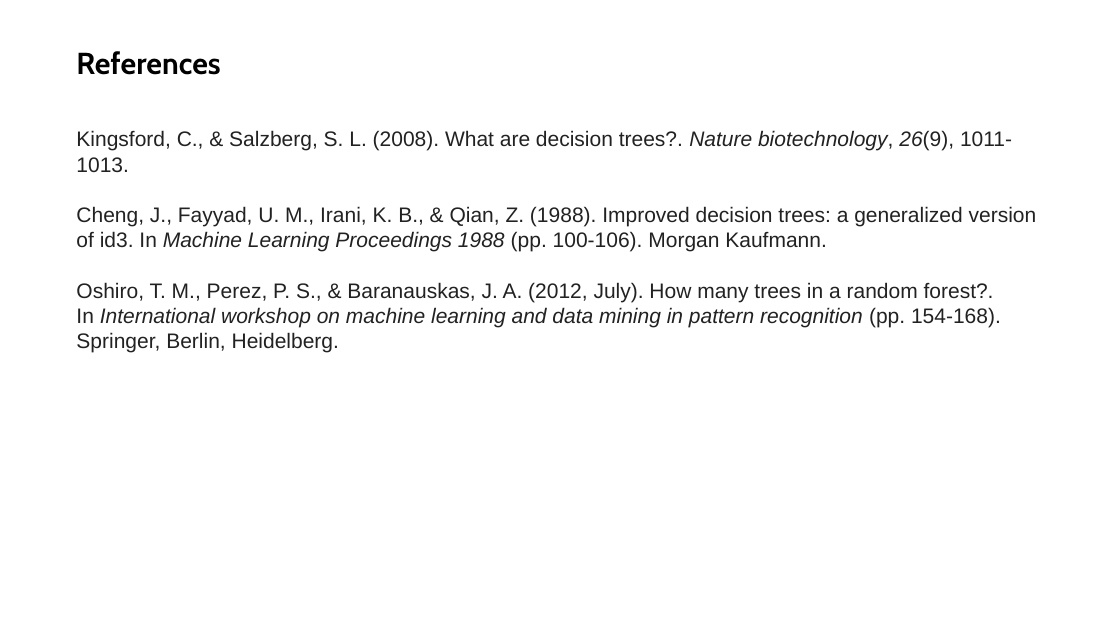
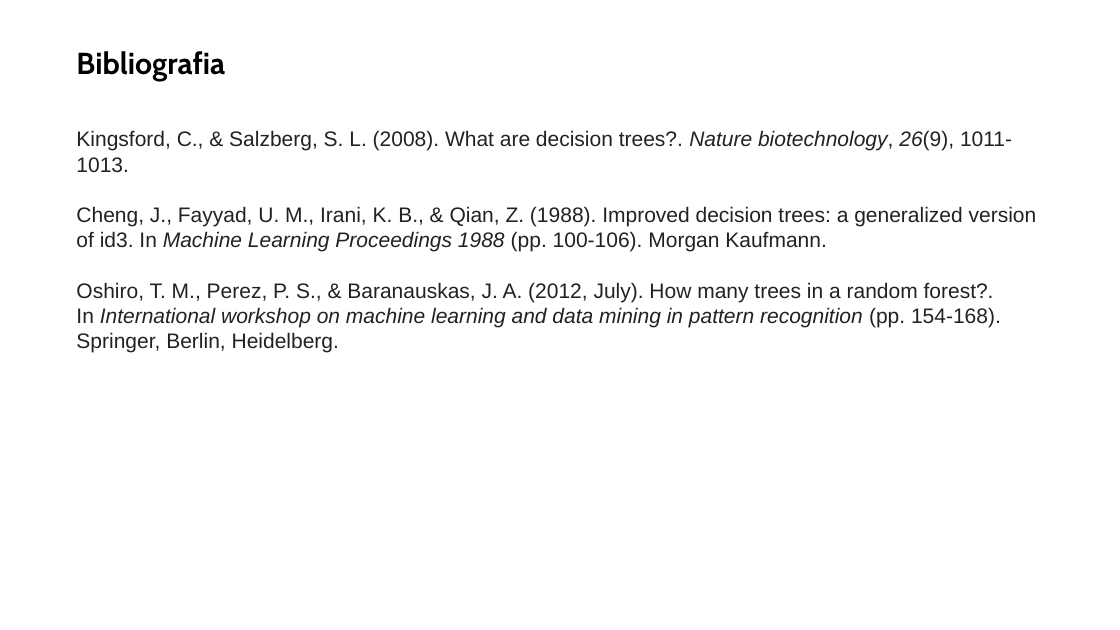
Before and after one commit to neural1977/data_science_interview_material, a slide deck: slide 28 of Machine_Learning/Machine Learning Alberi di Decisione e Random Forest_ita.pptx. Drawn at 1120x630 pixels with LibreOffice and Linux fonts; fonts in the diff are those of the drawing. Boxes give left, top, right and bottom in pixels: in the first picture for what was removed or moved away, otherwise in the second. Text is boxed around its words. In the diff, an @@ line names an element or a change of style, - is before the commit and + after.

```diff
--- a/Machine_Learning/Machine Learning Alberi di Decisione e Random Forest_ita.pptx
+++ b/Machine_Learning/Machine Learning Alberi di Decisione e Random Forest_ita.pptx
@@ text at (x1=76, y1=51, x2=225, y2=81): text changed @@
-References
+Bibliografia
```
Also in this commit, not shown: 2 other slides changed, 1 slide added, 1 slide removed, 8 other files.
